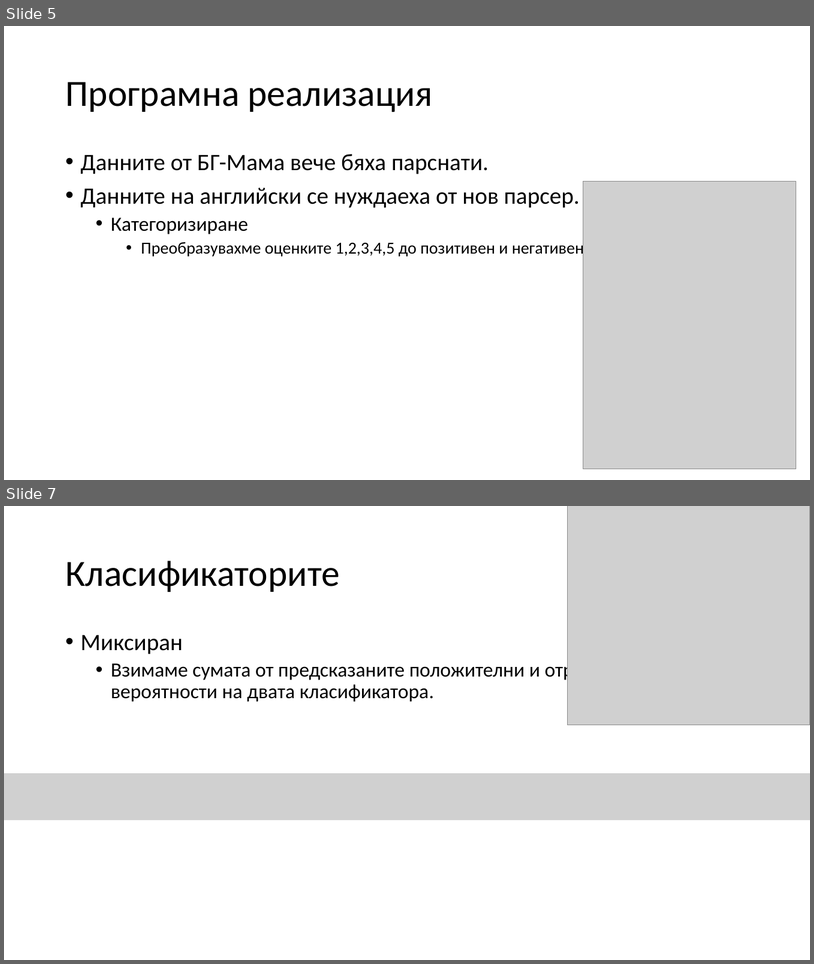
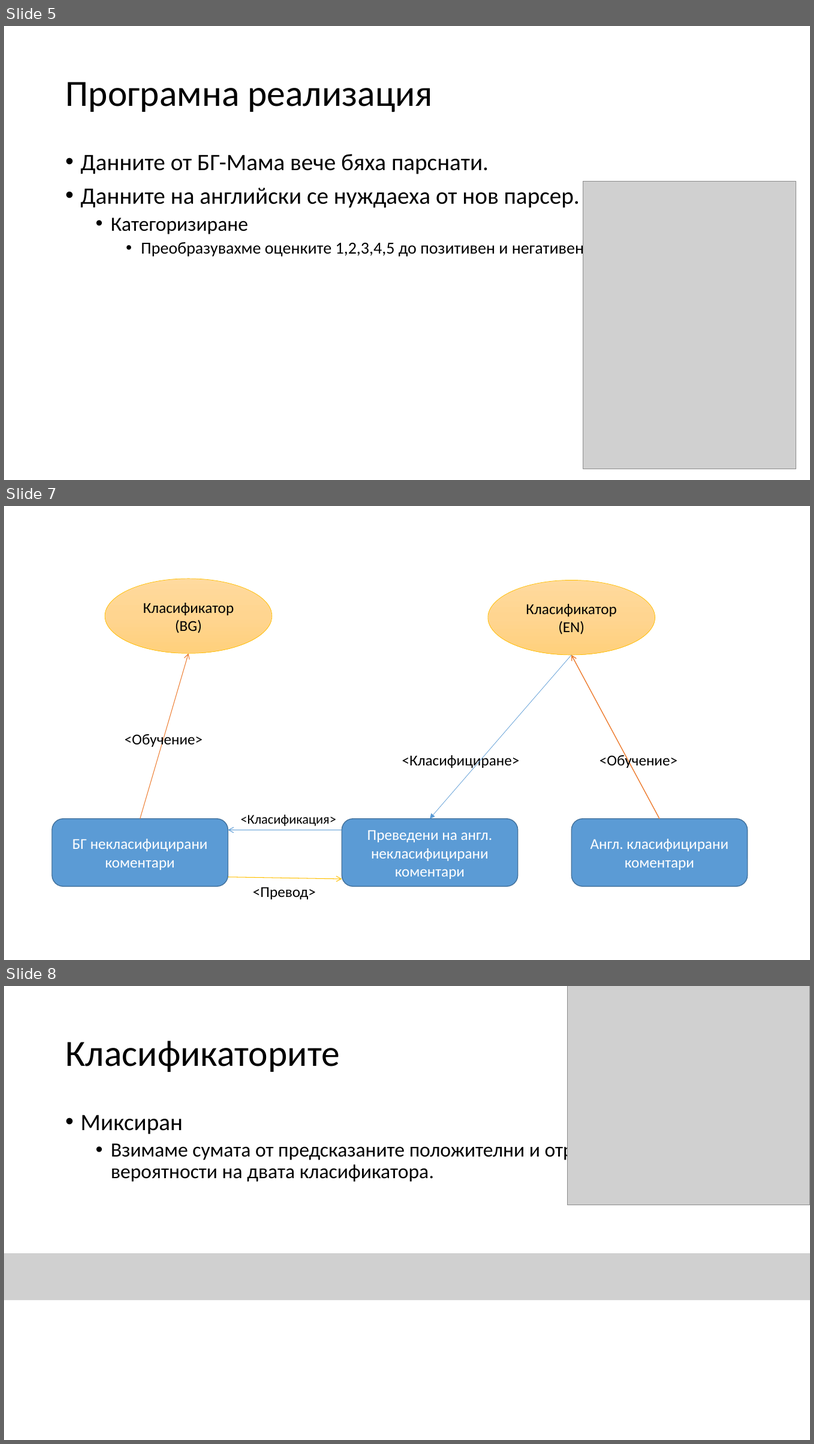
Before and after one commit to skeleta/BGMamaProject, a slide deck: documentation/Презентация_v2 - ОЗТ.pptx. Shown one above the other, each under a label of ours: slides 5 and 7 before the commit, slides 5, 7 and 8 after it; the slides between them are not shown. The pictures are 814x964 and 814x1444 pixels, drawn with LibreOffice and Linux fonts; fonts in the diff are those of the drawing; grey boxes stand for pictures. Boxes give left, top, right and bottom in pixels: in the first picture for what was removed or moved away, otherwise in the second. Text is boxed around its words. In the diff, an @@ line names an element or a change of style, - is before the commit and + after.

```diff
--- a/documentation/Презентация_v2 - ОЗТ.pptx
+++ b/documentation/Презентация_v2 - ОЗТ.pptx
@@ slide 7 added at box(4, 506, 810, 960), background #FFFFFF @@
@@ ellipse added at box(105, 579, 272, 654), fill gradient #FFDB9E to #FFD590 to #FFD07C, outline #FFC000 0.5 pt, 18 pt, text #000000 @@
+Класификатор (BG)
@@ ellipse added at box(488, 580, 655, 655), fill gradient #FFDB9E to #FFD590 to #FFD07C, outline #FFC000 0.5 pt, 18 pt, text #000000 @@
+Класификатор (EN)
@@ arrow added from (140, 819) to (189, 653), #ED7D31 0.75 pt @@
@@ arrow added from (572, 655) to (430, 819), #5B9BD5 0.5 pt @@
@@ arrow added from (660, 819) to (572, 655), #ED7D31 1 pt @@
@@ text added at box(125, 732, 203, 748), 18 pt, text #000000 @@
+<Обучение>
@@ text added at box(402, 753, 520, 769), 18 pt, text #000000 @@
+<Класифициране>
@@ text added at box(600, 753, 678, 769), 18 pt, text #000000 @@
+<Обучение>
@@ rounded rectangle added at box(52, 819, 228, 886), fill #5B9BD5, outline #43739E 1 pt, 18 pt, text #FFFFFF @@
+БГ некласифицирани коментари
@@ arrow added from (342, 829) to (228, 829), #5B9BD5 0.75 pt @@
@@ text added at box(241, 814, 336, 826), 16 pt, text #000000 @@
+<Класификация>
@@ rounded rectangle added at box(342, 819, 518, 886), fill #5B9BD5, outline #43739E 1 pt, 18 pt, text #FFFFFF @@
+Преведени на англ. некласифицирани коментари
@@ rounded rectangle added at box(572, 819, 748, 886), fill #5B9BD5, outline #43739E 1 pt, 18 pt, text #FFFFFF @@
+Англ. класифицирани коментари
@@ arrow added from (228, 877) to (342, 879), #FFC000 0.75 pt @@
@@ text added at box(253, 886, 316, 899), 18 pt, text #000000 @@
+<Превод>
@@ what was slide 7 is now slide 8 @@
```
Also in this commit, not shown: 3 slides changed.
